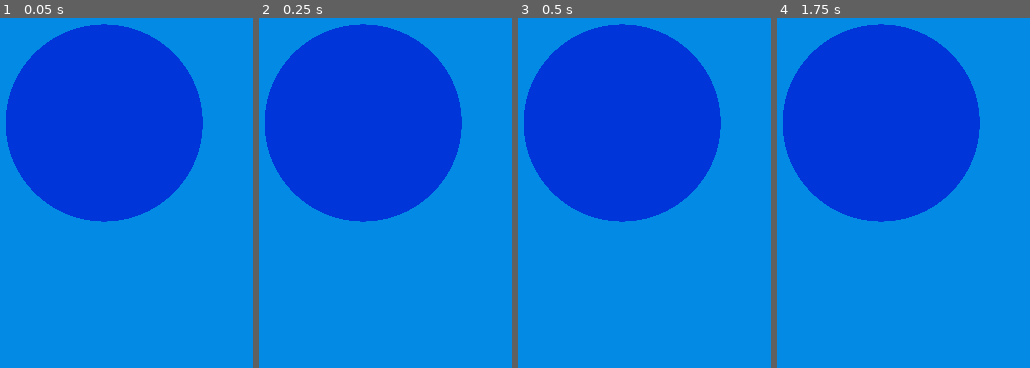
Above: before the commit, frames 1-4 (left to right).
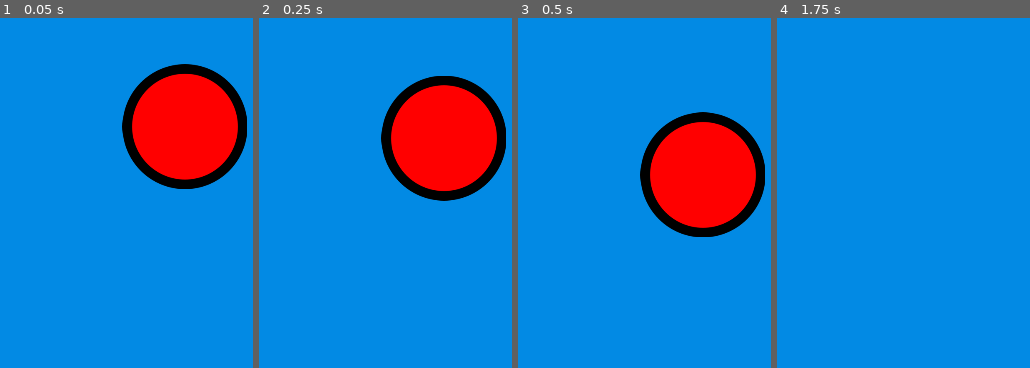
Above: after the commit, the same moments.

Repository: ParkerFunnyman/change
Game: Godot game, scene res://art/node_2d.tscn
Same seed, same stepped clock (60 frames per second), same inputs: the game is played once before the commit and once after it.
Inputs:
- Up to frame 1 (0.05 s): no input
- Up to frame 2 (0.25 s): no input
- Up to frame 3 (0.5 s): no input
- Up to frame 4 (1.75 s): no input

The runs differ from the first frame. In frame 1, 40% of the frame differs, in the area x 2-98%, y 1-59%; in frame 2, 40%; in frame 3, 42%, in the area x 2-98%, y 1-63%; in frame 4, 34%.

Commit message:
Replaced circle texture and then added gravity

Diff:
--- a/art/node_2d.tscn
+++ b/art/node_2d.tscn
@@ -1,7 +1,9 @@
-[gd_scene load_steps=3 format=3 uid="uid://c4sgjkbxj4v3d"]
+[gd_scene load_steps=4 format=3 uid="uid://c4sgjkbxj4v3d"]
 
 [ext_resource type="Texture2D" uid="uid://d4kjr1ndoao7t" path="res://art/fluorescentBlue.webp" id="1_2rfae"]
 [ext_resource type="Texture2D" uid="uid://b08drmxee18ch" path="res://art/circle_test.png" id="2_f6d0q"]
+
+[sub_resource type="CircleShape2D" id="CircleShape2D_33778"]
 
 [node name="Node2D" type="Node2D"]
 
@@ -11,7 +13,11 @@
 texture = ExtResource("1_2rfae")
 expand_mode = 2
 
-[node name="Sprite2D" type="Sprite2D" parent="."]
-position = Vector2(526, 492)
-scale = Vector2(0.0816667, 0.0816667)
+[node name="RigidBody2D" type="RigidBody2D" parent="."]
+position = Vector2(720, 500)
+
+[node name="Sprite2D" type="Sprite2D" parent="RigidBody2D"]
 texture = ExtResource("2_f6d0q")
+
+[node name="CollisionShape2D" type="CollisionShape2D" parent="RigidBody2D"]
+shape = SubResource("CircleShape2D_33778")
Binary file changed: art/circle_test.png
